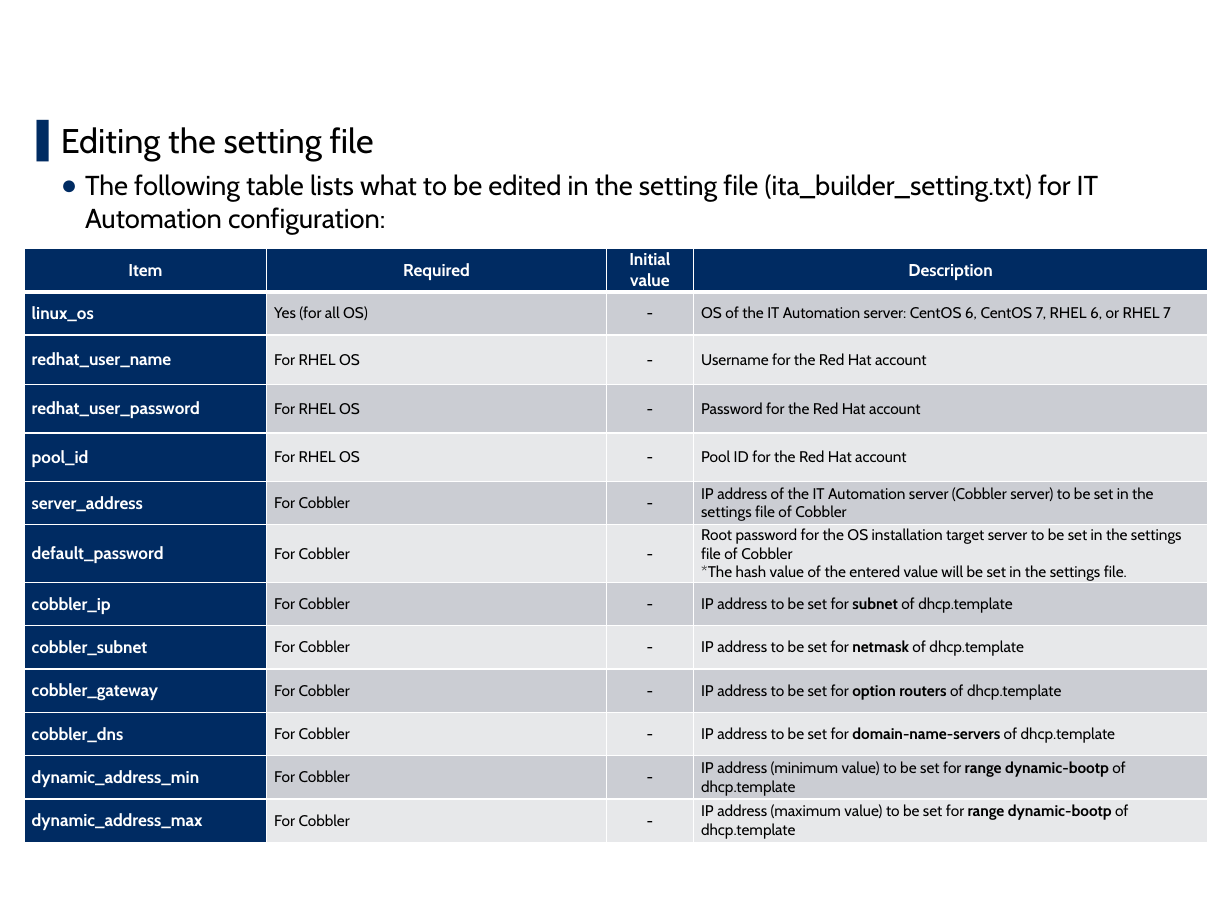
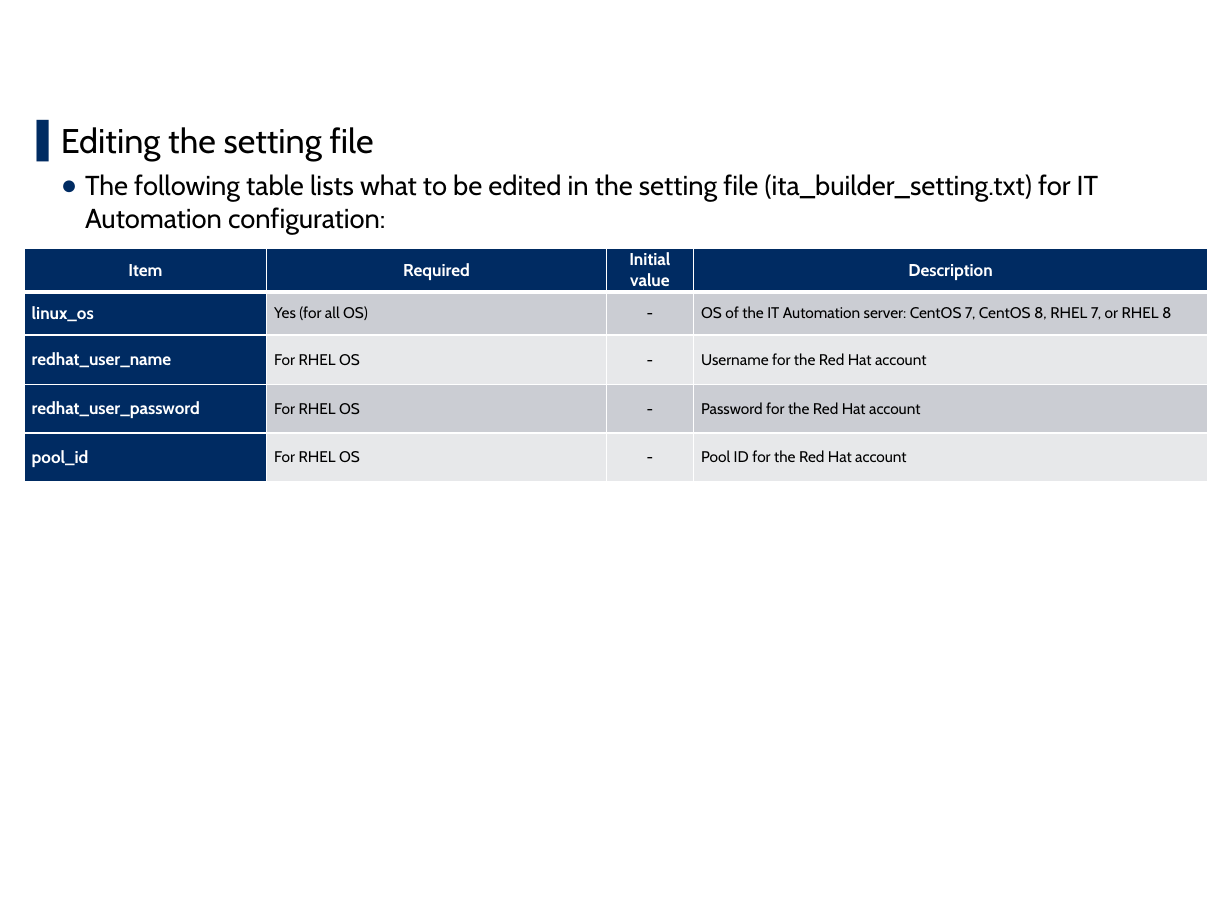
Before and after one commit to exastro-suite/it-automation-docs, a slide deck: slide 14 of asset/Learn/ITA-online-install_en.pptx. Drawn at 1232x924 pixels with LibreOffice and Linux fonts; fonts in the diff are those of the drawing; background and template pictures are left out. Boxes give left, top, right and bottom in pixels: in the first picture for what was removed or moved away, otherwise in the second. Text is boxed around its words. In the diff, an @@ line names an element or a change of style, - is before the commit and + after.

```diff
--- a/asset/Learn/ITA-online-install_en.pptx
+++ b/asset/Learn/ITA-online-install_en.pptx
@@ table at bbox=[25, 249, 1209, 482] @@
-row 2, column 4: OS of the IT Automation server: CentOS 6, CentOS 7, RHEL 6, or RHEL 7
+row 2, column 4: OS of the IT Automation server: CentOS 7, CentOS 8, RHEL 7, or RHEL 8
-row 6: server_address | For Cobbler | - | IP address of the IT Automation server (Cobbler server) to be set in the settings file of Cobbler
-row 7: default_password | For Cobbler | - | Root password for the OS installation target server to be set in the settings file of Cobbler *The hash value of the entered value will be set in the settings file.
-row 8: cobbler_ip | For Cobbler | - | IP address to be set for subnet of dhcp.template
-row 9: cobbler_subnet | For Cobbler | - | IP address to be set for netmask of dhcp.template
-row 10: cobbler_gateway | For Cobbler | - | IP address to be set for option routers of dhcp.template
-row 11: cobbler_dns | For Cobbler | - | IP address to be set for domain-name-servers of dhcp.template
-row 12: dynamic_address_min | For Cobbler | - | IP address (minimum value) to be set for range dynamic-bootp of dhcp.template
-row 13: dynamic_address_max | For Cobbler | - | IP address (maximum value) to be set for range dynamic-bootp of dhcp.template
```
Also in this commit, not shown: 12 other slides changed.
